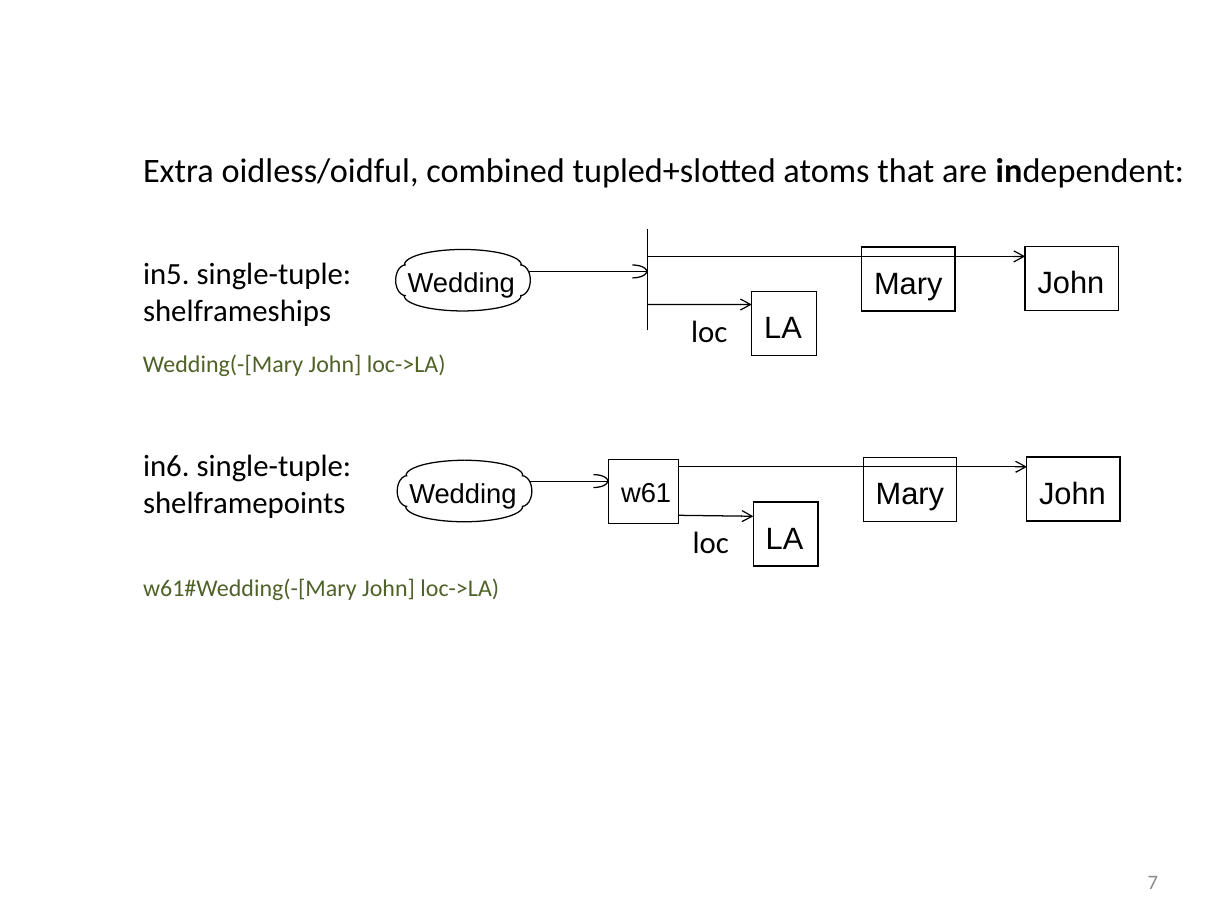
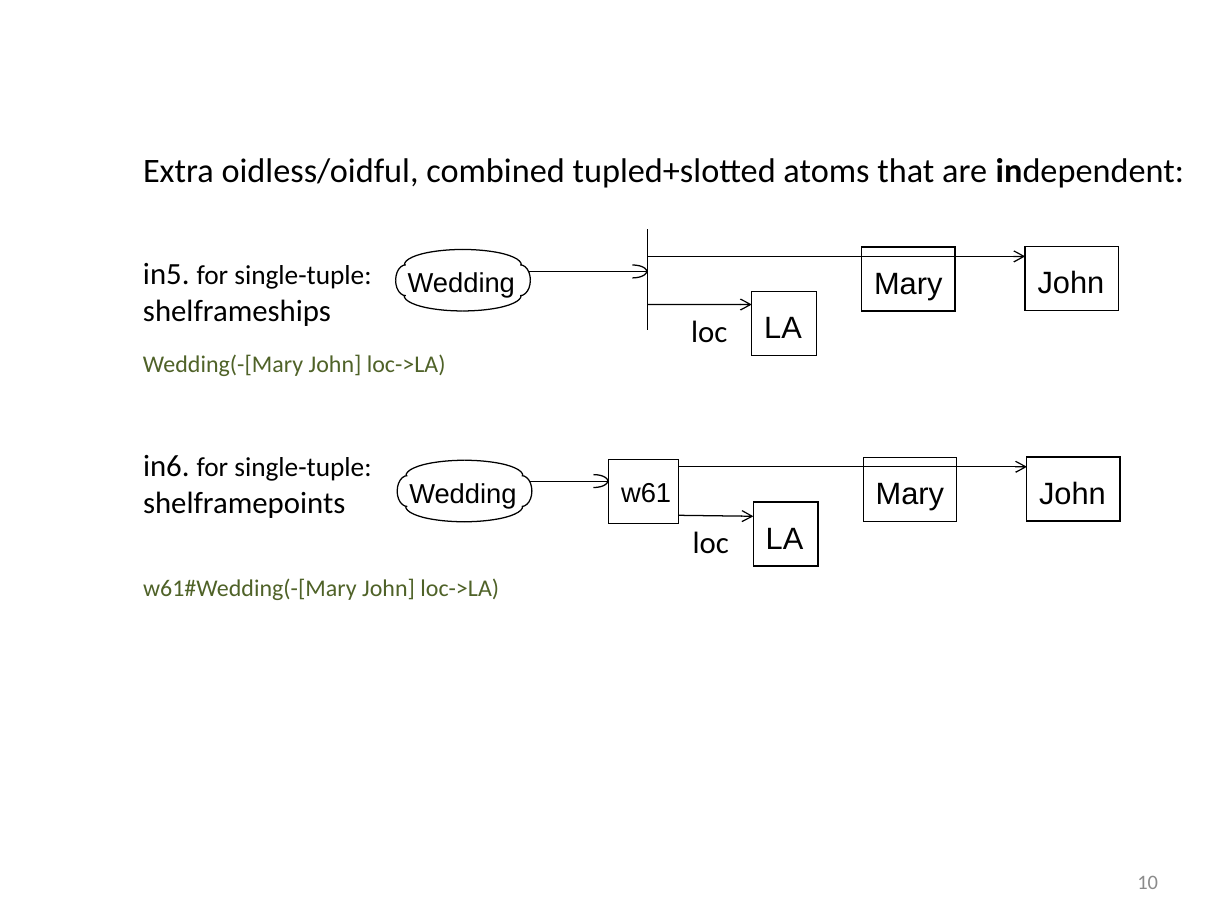
Before and after one commit to RuleML/ruleml-website, a slide deck: slide 10 of talks/PSOAMetamodelGrailogWedding.pptx (slide 7 before the commit). Drawn at 1232x924 pixels with LibreOffice and Linux fonts; fonts in the diff are those of the drawing. Boxes give left, top, right and bottom in pixels: in the first picture for what was removed or moved away, otherwise in the second. Text is boxed around its words. In the diff, an @@ line names an element or a change of style, - is before the commit and + after.

```diff
--- a/talks/PSOAMetamodelGrailogWedding.pptx
+++ b/talks/PSOAMetamodelGrailogWedding.pptx
@@ text at bbox=[143, 263, 371, 289]: text changed; size 18 to 16 pt @@
-in5. single-tuple:
+in5. for single-tuple:
@@ text at bbox=[143, 455, 371, 481]: text changed; size 18 to 16 pt @@
-in6. single-tuple:
+in6. for single-tuple:
@@ page number at bbox=[1137, 876, 1158, 889]: text changed @@
-7
+10
```
Also in this commit, not shown: 9 other slides changed, 3 slides added, 1 other file.
